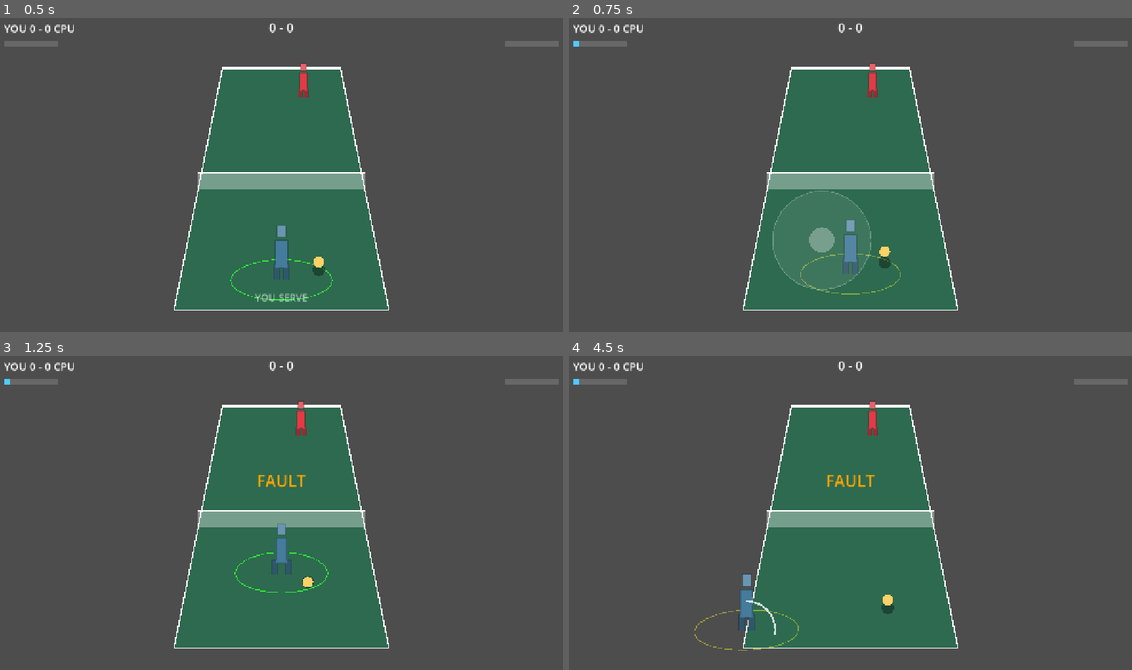
Above: before the commit, frames 1-4 (two rows, left to right).
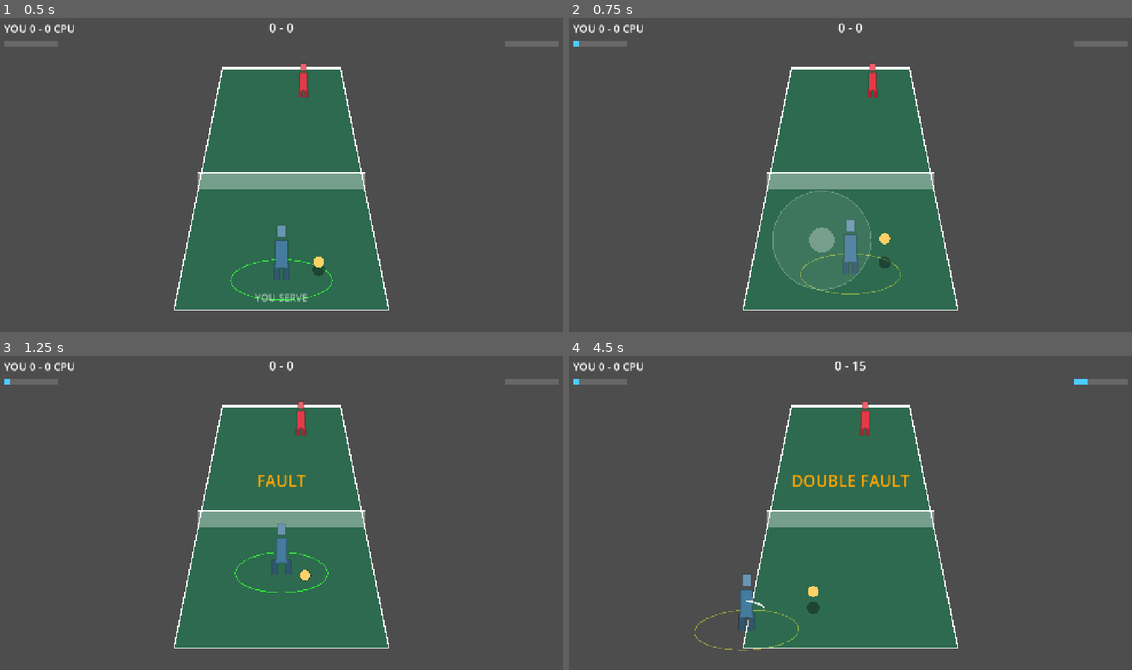
Above: after the commit, the same moments.

Repository: slamcoderpt/TennisGame
Game: Godot game, scene res://src/view/match.tscn
Two runs of this game, one before a commit and one after it. Both use one fixed random seed, a clock stepped at 60 frames per second and the inputs below.
Inputs (mouse positions are in pixels of both pictures, inside the frame that each line leads up to):
- Up to frame 1 (0.5 s): no input
- Up to frame 2 (0.75 s): tap Enter (ui_accept) at 0.5 s; move the mouse to (822, 240) at 0.52 s; hold Up (ui_up) from 0.53 s (still down); click (822, 240) at 0.67 s
- Up to frame 3 (1.25 s): keep holding Up (ui_up); tap Enter (ui_accept) at 0.77 s
- Up to frame 4 (4.5 s): release Up (ui_up) at 1.25 s; drag from (1025, 563) to (822, 578) at 1.27 s; move the mouse to (675, 465) at 2.02 s; hold Left (ui_left) 2.03-2.75 s; drag from (878, 513) to (675, 465) at 2.77 s; move the mouse to (766, 434) at 3.52 s; hold Down (ui_down) 3.53-4.25 s; tap Enter (ui_accept) at 3.77 s; drag from (974, 497) to (766, 434) at 4.27 s

Frame 1 is identical in both runs. In frame 2, 0.1% of the frame differs, in the area x 55-58%, y 68-77%; in frame 3, 0.1%; in frame 4, 1.1%, in the area x 34-93%, y 1-89%.

Commit message:
feat: hold to toss the serve ball up under gravity
Co-Authored-By: Claude Opus 4.8 <noreply@anthropic.com>

Diff:
--- a/src/sim/court_sim.gd
+++ b/src/sim/court_sim.gd
@@ -103,6 +103,7 @@
 		if pause_ticks == 0:
 			reset_for_serve()
 		return
+	_update_toss(inputs)
 	_update_ball()
 	for i in 2:
 		var input = inputs[i]
@@ -129,6 +130,20 @@
 		p.pos.y = clampf(p.pos.y, -HALF_LENGTH, -0.5)
 	else:
 		p.pos.y = clampf(p.pos.y, 0.5, HALF_LENGTH)
+
+func _update_toss(inputs) -> void:
+	if ball.in_play:
+		return
+	if inputs[server].hit_held and not is_tossing:
+		is_tossing = true
+		ball.v_height = TOSS_VELOCITY
+	if is_tossing:
+		ball.v_height -= GRAVITY * TICK
+		ball.height += ball.v_height * TICK
+		if ball.height <= 0.0:
+			ball.height = 0.0
+			is_tossing = false
+			_serve_fault()
 
 func _check_net(prev_y: float) -> void:
 	if ball.height >= NET_HEIGHT:
--- a/tests/test_serve.gd
+++ b/tests/test_serve.gd
@@ -24,3 +24,20 @@
 	var sim := CourtSim.new()
 	var dist: float = sim.ball.pos.distance_to(sim.players[0].pos)
 	check(dist <= CourtSim.REACH, "center server must reach the offset serve spot (dist=%s)" % dist)
+
+func test_toss_rises_then_falls() -> void:
+	var sim := CourtSim.new()
+	var start: float = sim.ball.height
+	var peak := start
+	for i in 60:
+		sim.tick([_held(), InputFrame.new()])
+		peak = maxf(peak, sim.ball.height)
+	check(peak > start + 0.5, "the toss must rise well above the rest height")
+	check(sim.ball.height < peak, "the toss must come back down from its peak")
+
+func test_missed_toss_is_a_fault() -> void:
+	var sim := CourtSim.new()
+	# hold and never release: the toss falls to the ground untouched -> fault
+	for i in 120:
+		sim.tick([_held(), InputFrame.new()])
+	check(sim.serve_faults >= 1, "a toss that lands untouched must be a serve fault")
